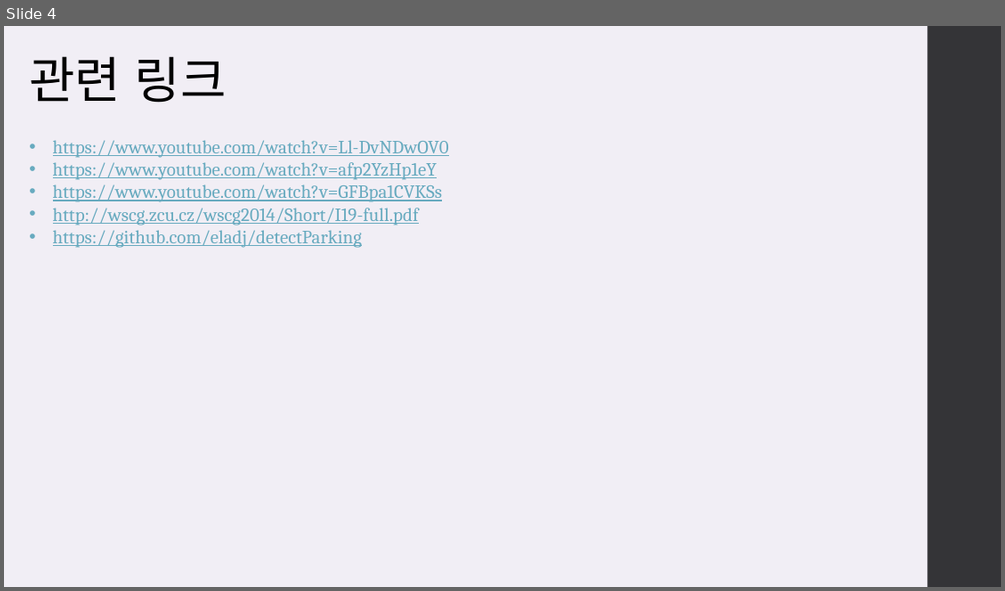
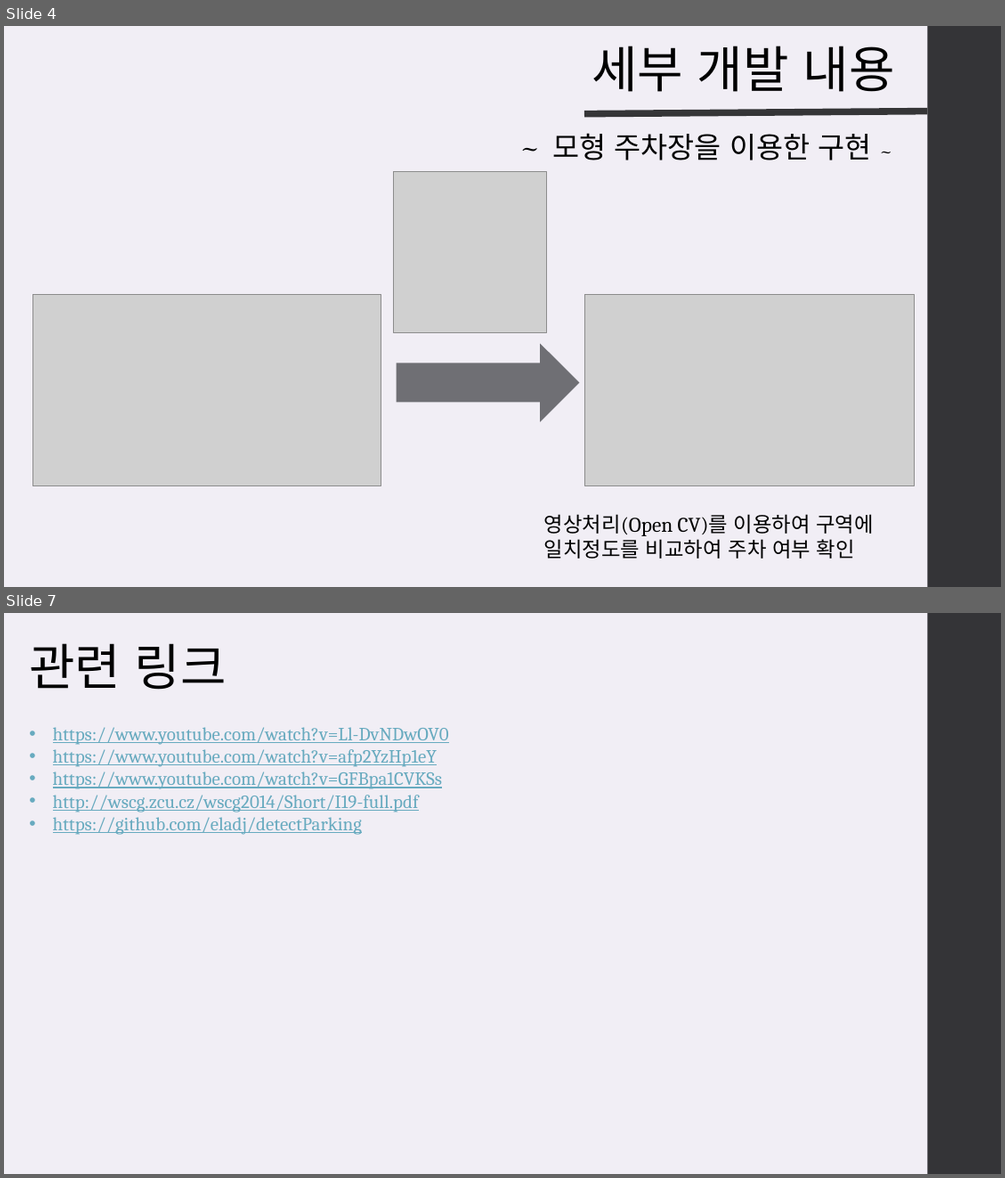
Before and after one commit to NetLSS/Smart-hs-parking-lot-Project, a slide deck: 졸프 초안.pptx. Shown one above the other, each under a label of ours: slide 4 before the commit, slides 4 and 7 after it; the slides between them are not shown. The pictures are 1005x591 and 1005x1178 pixels, drawn with LibreOffice and Linux fonts; fonts in the diff are those of the drawing; grey boxes stand for pictures. Boxes give left, top, right and bottom in pixels: in the first picture for what was removed or moved away, otherwise in the second. Text is boxed around its words. In the diff, an @@ line names an element or a change of style, - is before the commit and + after.

Commit message:
Add files via upload
세부내용 추가 및 소제목, 제목 수정

```diff
--- a/졸프 초안.pptx
+++ b/졸프 초안.pptx
@@ slide 4 added at <box>4,26,1001,587</box>, background #F1EEF5; not listed: 1 template element that a slide beside it also shows @@
@@ text added at <box>591,46,895,92</box>, 48 pt, text #000000 @@
+세부 개발 내용
@@ line added from (584, 113) to (928, 111), #353537 6.5 pt @@
@@ text added at <box>553,133,871,160</box>, 28 pt, text #000000 @@
+~ 모형 주차장을 이용한 구현 ~
@@ picture added at <box>394,171,546,332</box> @@
@@ picture added at <box>32,295,380,486</box> @@
@@ picture added at <box>584,295,914,486</box> @@
@@ right arrow added at <box>396,343,580,421</box>, fill #6F6F74 @@
@@ text added at <box>544,514,873,558</box>, 20 pt, text #000000 @@
+영상처리(Open CV)를 이용하여 구역에 일치정도를 비교하여 주차 여부 확인
@@ what was slide 4 is now slide 7 @@
```
Also in this commit, not shown: 3 slides changed, 1 other slide added.
